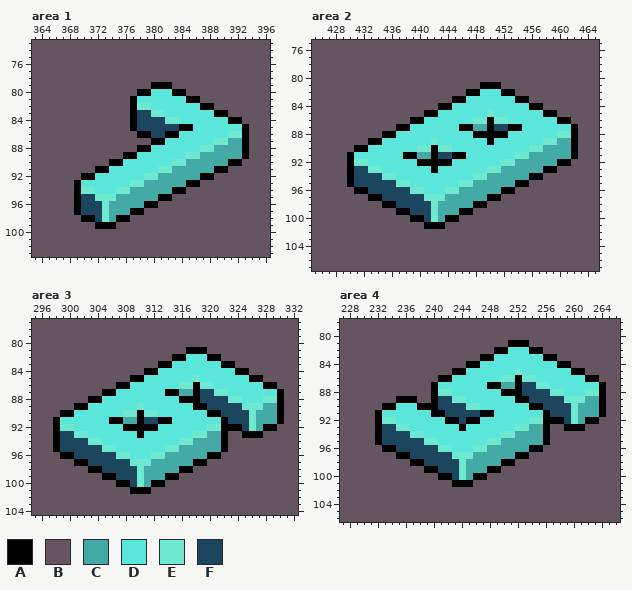
A pixel-art file gets an edit: Assets/BattleSoup/Artwork/Effect.ase. Above: the version before the commit.
512x512 pixels, 1 frame. Colours within 5 levels of each other are drawn and written as one. Shown: area 1: x 363..396, y 73..103; area 2: x 425..465, y 75..107; area 3: x 295..332, y 77..104; area 4: x 227..266, y 78..106. The commit also changed other parts of the picture, which this record leaves out.
Palette (. is transparent): A #000000  B #655561  C #43aaa6  D #5ae6db  E #6ee9d0  F #1c4660
After:
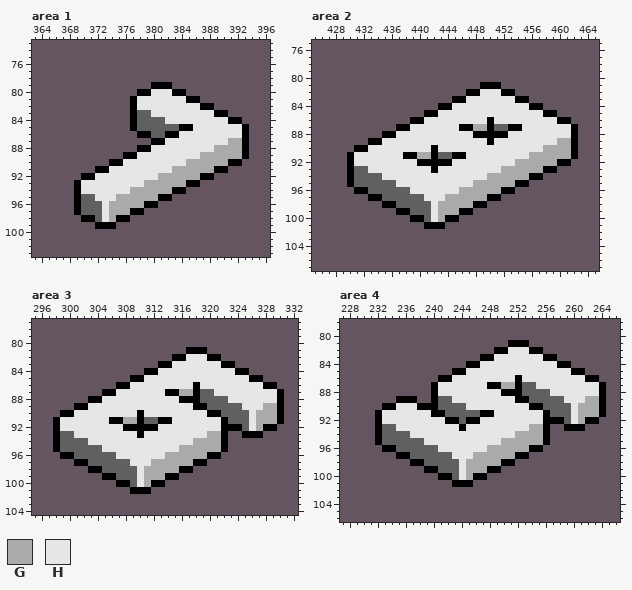
Colours new in this view: G #aaaaaa  H #e6e6e6
Difference:
colour F: #1c4660 -> #606060
Changed rows in their new state; - is a pixel that keeps its letter.
Area 1, layer "Main":
first column x 370:
 80 ----------HHH----------
 81 --------HHHHHHH--------
 82 --------HHHHHHHHH------
 83 ----------HHHHHHHHH----
 84 ------------HHHHHHHHH--
 85 ----------------HHHHHHH
 86 --------------HHHHHHHHH
 87 ------------HHHHHHHHHGG
 88 ----------HHHHHHHHHGGGG
 89 --------HHHHHHHHHGGGGGG
 90 ------HHHHHHHHHGGGGGG--
 91 ----HHHHHHHHHGGGGGG----
 92 --HHHHHHHHHGGGGGG------
 93 HHHHHHHHHGGGGGG--------
 94 HHHHHHHGGGGGG----------
 95 --HHHGGGGGG------------
 96 ---HGGGGG--------------
 97 ---HGGG----------------
 98 ---HG------------------
Area 2, layer "Main":
first column x 431:
 82 ------------------HHH----------
 83 ----------------HHHHHHH--------
 84 --------------HHHHHHHHHHH------
 85 ------------HHHHHHHHHHHHHHH----
 86 ----------HHHHHHHHH-HHHHHHHHH--
 87 --------HHHHHHH--GG-----HHHHHHH
 88 ------HHHHHHHHHHH-----HHHHHHHHH
 89 ----HHHHHHHHHHHHHHH-HHHHHHHHHGG
 90 --HHHHHHHHH-HHHHHHHHHHHHHHHGGGG
 91 HHHHHHH--GG-----HHHHHHHHHGGGGGG
 92 HHHHHHHHH-----HHHHHHHHHGGGGGG--
 93 --HHHHHHHHH-HHHHHHHHHGGGGGG----
 94 ----HHHHHHHHHHHHHHHGGGGGG------
 95 ------HHHHHHHHHHHGGGGGG--------
 96 --------HHHHHHHGGGGGG----------
 97 ----------HHHGGGGGG------------
 98 -----------HGGGGG--------------
 99 -----------HGGG----------------
100 -----------HG------------------
Area 3, layer "Main":
first column x 299:
 82 ------------------HHH----------
 83 ----------------HHHHHHH--------
 84 --------------HHHHHHHHHHH------
 85 ------------HHHHHHHHHHHHHHH----
 86 ----------HHHHHHHHH-HHHHHHHHH--
 87 --------HHHHHHH--GG---HHHHHHHHH
 88 ------HHHHHHHHHHH-------HHHHHHH
 89 ----HHHHHHHHHHHHHHH-------HHHGG
 90 --HHHHHHHHH-HHHHHHHHH------HGGG
 91 HHHHHHH--GG-----HHHHHHH----HGGG
 92 HHHHHHHHH-----HHHHHHHHH----HG--
 93 --HHHHHHHHH-HHHHHHHHHGG--------
 94 ----HHHHHHHHHHHHHHHGGGG--------
 95 ------HHHHHHHHHHHGGGGGG--------
 96 --------HHHHHHHGGGGGG----------
 97 ----------HHHGGGGGG------------
 98 -----------HGGGGG--------------
 99 -----------HGGG----------------
100 -----------HG------------------
Area 4, layer "Main":
first column x 233:
 82 ------------------HHH----------
 83 ----------------HHHHHHH--------
 84 --------------HHHHHHHHHHH------
 85 ------------HHHHHHHHHHHHHHH----
 86 ----------HHHHHHHHH-HHHHHHHHH--
 87 --------HHHHHHH--GG---HHHHHHHHH
 88 --------HHHHHHHHH-------HHHHHHH
 89 ----------HHHHHHHHH-------HHHGG
 90 --HHH-------HHHHHHHHH------HGGG
 91 HHHHHHH---------HHHHHHH----HGGG
 92 HHHHHHHHH-----HHHHHHHHH----HG--
 93 --HHHHHHHHH-HHHHHHHHHGG--------
 94 ----HHHHHHHHHHHHHHHGGGG--------
 95 ------HHHHHHHHHHHGGGGGG--------
 96 --------HHHHHHHGGGGGG----------
 97 ----------HHHGGGGGG------------
 98 -----------HGGGGG--------------
 99 -----------HGGG----------------
100 -----------HG------------------
